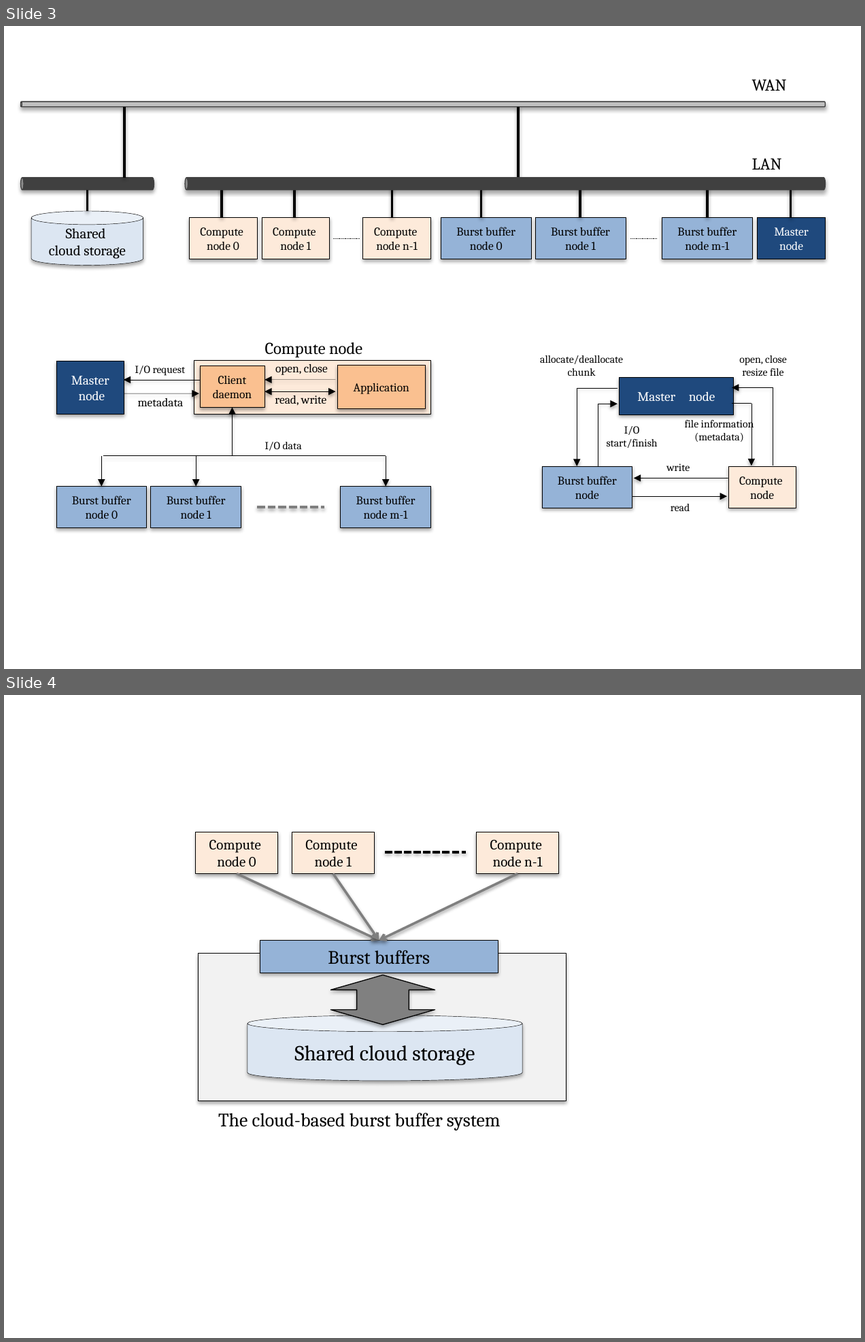
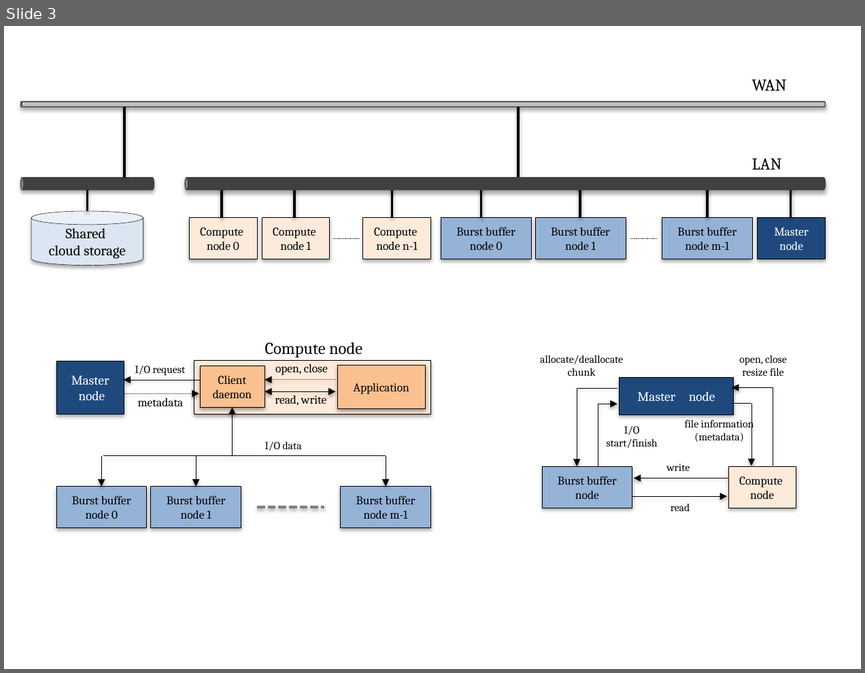
Before and after one commit to belldandyxtq/ccgrid, a slide deck: paper/ref/Presentation1.pptx. Shown one above the other, each under a label of ours: slides 3 and 4 before the commit, slide 3 after it. The pictures are 865x1342 and 865x673 pixels, drawn with LibreOffice and Linux fonts; fonts in the diff are those of the drawing. Boxes give left, top, right and bottom in pixels: in the first picture for what was removed or moved away, otherwise in the second. Text is boxed around its words. In the diff, an @@ line names an element or a change of style, - is before the commit and + after.

```diff
--- a/paper/ref/Presentation1.pptx
+++ b/paper/ref/Presentation1.pptx
@@ slide 4 removed at (4, 695, 861, 1338), background #FFFFFF @@
@@ group removed at (196, 832, 565, 1130): 5 rectangles, 3 arrows, 1 cylinder, 1 line, 1 up down arrow, 1 text @@
-Burst buffers
-Shared cloud storage
-Compute
-node 0
-Compute
-node 1
-Compute
-node n-1
-The cloud-based burst buffer system
```
Also in this commit, not shown: 1 slide changed, 1 slide added, 11 other files.
